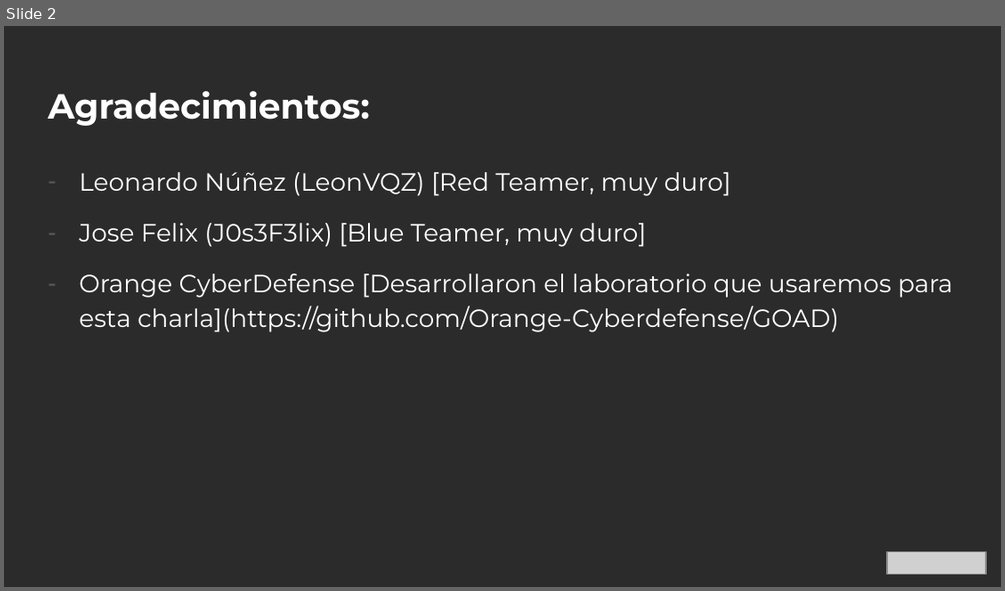
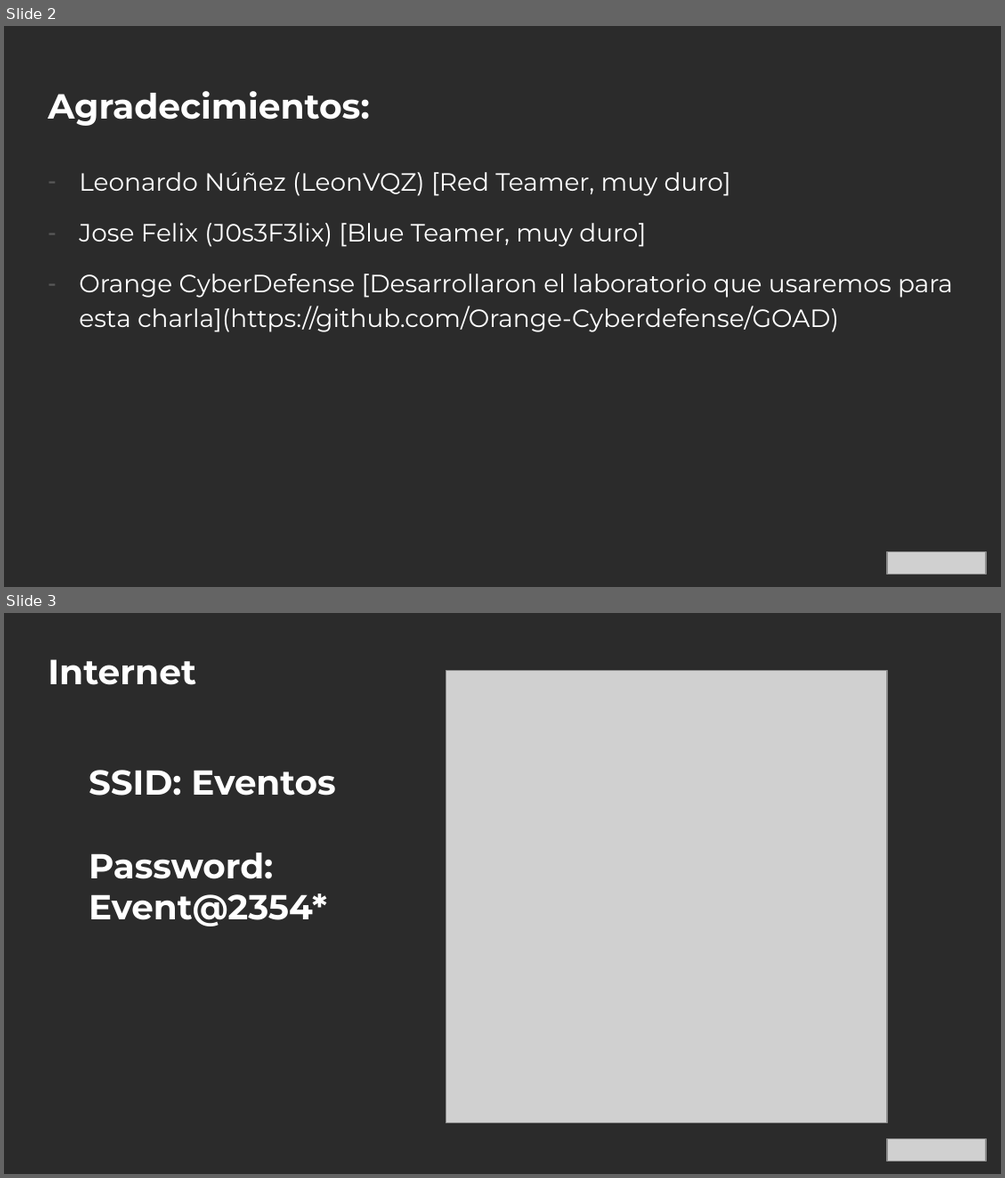
Before and after one commit to nelcolon/HackConRD-AD, a slide deck: Presentacion/HackCon25 - AD Ataque & Defensa .pptx. Shown one above the other, each under a label of ours: slide 2 before the commit, slides 2 and 3 after it. The pictures are 1005x591 and 1005x1178 pixels, drawn with LibreOffice and Linux fonts; fonts in the diff are those of the drawing; grey boxes stand for pictures; background and template pictures are left out; a plain dark background stands for a picture behind light text. Boxes give left, top, right and bottom in pixels: in the first picture for what was removed or moved away, otherwise in the second. Text is boxed around its words. In the diff, an @@ line names an element or a change of style, - is before the commit and + after.

```diff
--- a/Presentacion/HackCon25 - AD Ataque & Defensa .pptx
+++ b/Presentacion/HackCon25 - AD Ataque & Defensa .pptx
@@ slide 3 added at (4,613,1001,1174), background picture (left out) @@
@@ title added at (48,659,196,685), 25.2 pt, text #FFFFFF, bold @@
+Internet
@@ picture added at (445,671,886,1122) @@
@@ text added at (89,770,335,926), 25 pt, text #FFFFFF, bold @@
+SSID: Eventos
+Password: Event@2354*
@@ picture added at (887,1138,986,1160) @@
```
Also in this commit, not shown: 19 slides changed, 1 other slide added, 1 other file.
